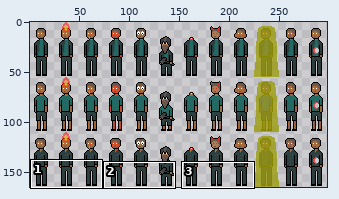
File history of a sprite sheet, assets/male.png. The first picture is a wide view before the edit; the outline marks the close-up.
Close-up. Earlier state:
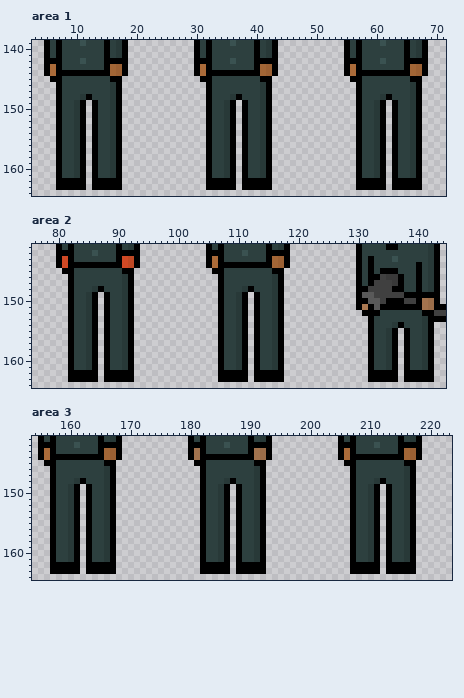
The file is 300x165 pixels. Pixels under 10% opacity are left out. Colours within 5 levels of each other are drawn and written as one. Shown: area 1: x 3..71, y 139..164; area 2: x 76..144, y 141..164; area 3: x 154..223, y 141..164. The wide view leaves out empty margins. The commit also changed other parts of the picture, which this record leaves out.
The same view after the edit:
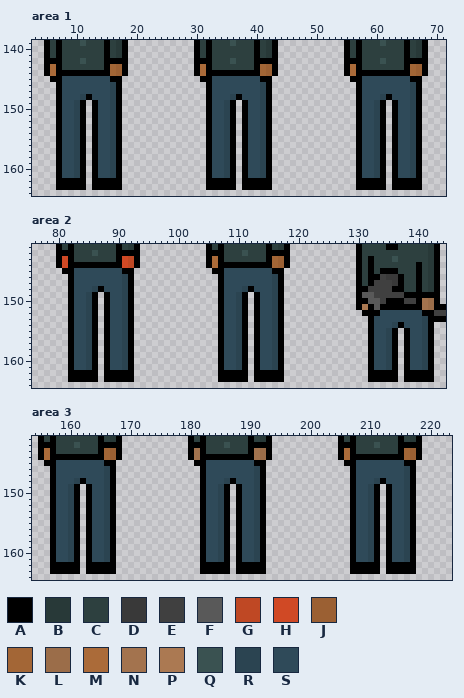
Palette (. is transparent): A #000000  B #283938  C #2d403f  D #393939  E #404040  F #595959  G #bf4824  H #d04925  J #9b6033  K #a36636  L #9b6d49  M #ab6b39  N #a3734e  P #ab7952  Q #3a5251  R #2b4451  S #2f4a59
Change:
Area 1:
y 145: x 8..15 CCCCCCCC -> SSSSSSSS; x 33..40 CCCCCCCC -> SSSSSSSS; x 58..65 CCCCCCCC -> SSSSSSSS
y 146..147: x 8..16 CCCCCCCCB -> SSSSSSSSR; x 33..41 CCCCCCCCB -> SSSSSSSSR; x 58..66 CCCCCCCCB -> SSSSSSSSR
y 148: x 8..11 CCCB -> SSSR; x 13..16 CCCB -> SSSR; x 33..36 CCCB -> SSSR; x 38..41 CCCB -> SSSR; x 58..61 CCCB -> SSSR; x 63..66 CCCB -> SSSR
y 149..161: x 8..10 CCB -> SSR; x 14..16 CCB -> SSR; x 33..35 CCB -> SSR; x 39..41 CCB -> SSR; x 58..60 CCB -> SSR; x 64..66 CCB -> SSR
Area 2:
y 145: x 83..90 CCCCCCCC -> SSSSSSSS; x 108..115 CCCCCCCC -> SSSSSSSS
y 146..147: x 83..91 CCCCCCCCB -> SSSSSSSSR; x 108..116 CCCCCCCCB -> SSSSSSSSR
y 148: x 83..86 CCCB -> SSSR; x 88..91 CCCB -> SSSR; x 108..111 CCCB -> SSSR; x 113..116 CCCB -> SSSR
y 149..151: x 83..85 CCB -> SSR; x 89..91 CCB -> SSR; x 108..110 CCB -> SSR; x 114..116 CCB -> SSR
y 152: x 83..85 CCB -> SSR; x 89..91 CCB -> SSR; x 108..110 CCB -> SSR; x 114..116 CCB -> SSR; x 134..140 CCCCCCC -> SSSSSSS
y 153: x 83..85 CCB -> SSR; x 89..91 CCB -> SSR; x 108..110 CCB -> SSR; x 114..116 CCB -> SSR; x 133..141 CCCCCCCCB -> SSSSSSSSR
y 154: x 83..85 CCB -> SSR; x 89..91 CCB -> SSR; x 108..110 CCB -> SSR; x 114..116 CCB -> SSR; x 133..136 CCCB -> SSSR; x 138..141 CCCB -> SSSR
y 155..161: x 83..85 CCB -> SSR; x 89..91 CCB -> SSR; x 108..110 CCB -> SSR; x 114..116 CCB -> SSR; x 133..135 CCB -> SSR; x 139..141 CCB -> SSR
Area 3:
y 145: x 158..165 CCCCCCCC -> SSSSSSSS; x 183..190 CCCCCCCC -> SSSSSSSS; x 208..215 CCCCCCCC -> SSSSSSSS
y 146..147: x 158..166 CCCCCCCCB -> SSSSSSSSR; x 183..191 CCCCCCCCB -> SSSSSSSSR; x 208..216 CCCCCCCCB -> SSSSSSSSR
y 148: x 158..161 CCCB -> SSSR; x 163..166 CCCB -> SSSR; x 183..186 CCCB -> SSSR; x 188..191 CCCB -> SSSR; x 208..211 CCCB -> SSSR; x 213..216 CCCB -> SSSR
y 149..161: x 158..160 CCB -> SSR; x 164..166 CCB -> SSR; x 183..185 CCB -> SSR; x 189..191 CCB -> SSR; x 208..210 CCB -> SSR; x 214..216 CCB -> SSR
